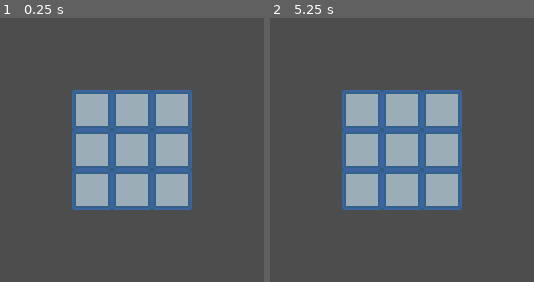
Above: before the commit, frames 1-2 (left to right).
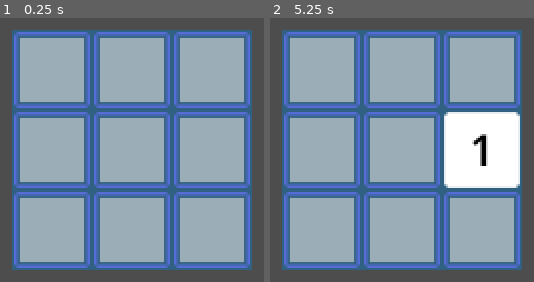
Above: after the commit, the same moments.

Repository: e-lain/MinesweeperDwarves
Game: Godot game, scene res://Main.tscn
The game is run twice, just before and just after one commit, with the same random seed, the same clock (stepped at 60 frames per second) and the same inputs.
Inputs (mouse positions are in pixels of both pictures, inside the frame that each line leads up to):
- Up to frame 1 (0.25 s): no input
- Up to frame 2 (5.25 s): tap Enter at 0.5, 2, 3.5 s; move the mouse to (outside the picture) at 0.52 s; press the mouse at (outside the picture) at 0.53 s; tap Space at 1.25, 2.75, 4.25 s; move the mouse to (outside the picture) at 1.27 s; release the mouse at (outside the picture) at 1.28 s; right-click (outside the picture) at 1.35 s; click (outside the picture) at 1.42 s; move the mouse to (outside the picture) at 2.02 s; press the mouse at (outside the picture) at 2.03 s; move the mouse to (outside the picture) at 2.77 s; release the mouse at (outside the picture) at 2.78 s; right-click (outside the picture) at 2.85 s; click (outside the picture) at 2.92 s; move the mouse to (outside the picture) at 3.52 s; press the mouse at (outside the picture) at 3.53 s; move the mouse to (outside the picture) at 4.27 s; release the mouse at (outside the picture) at 4.28 s; right-click (outside the picture) at 4.35 s; click (outside the picture) at 4.42 s; move the mouse to (481, 150) at 5.02 s; press the mouse at (481, 150) at 5.03 s

The runs differ from the first frame. In frame 1, 76% of the frame differs, in the area x 4-96%, y 4-96%; in frame 2, 76%.

Commit message:
Switch to using 64x64 size tiles

Diff:
--- a/Main.tscn
+++ b/Main.tscn
@@ -2,5 +2,16 @@
 
 [ext_resource type="Script" path="res://main.gd" id="1_rna6o"]
 
-[node name="board" type="Node2D"]
+[node name="main" type="Node2D"]
 script = ExtResource("1_rna6o")
+
+[node name="UI" type="Control" parent="."]
+layout_mode = 3
+anchors_preset = 0
+offset_right = 1283.0
+offset_bottom = 720.0
+
+[node name="VBoxContainer" type="VBoxContainer" parent="UI"]
+layout_mode = 0
+offset_right = 160.0
+offset_bottom = 224.0
--- a/board.gd
+++ b/board.gd
@@ -1,6 +1,6 @@
 extends Node2D
 
-const TILE_SIZE = 32
+const TILE_SIZE = 64
 
 var build_mode: bool = false
 
--- a/board.tscn
+++ b/board.tscn
@@ -2,5 +2,5 @@
 
 [ext_resource type="Script" path="res://board.gd" id="1_ux0p3"]
 
-[node name="Main" type="Node2D"]
+[node name="board" type="Node2D"]
 script = ExtResource("1_ux0p3")
--- a/tile.gd
+++ b/tile.gd
@@ -1,6 +1,6 @@
 extends Node2D
 
-const TILE_SIZE = 32
+const TILE_SIZE = 64
 
 var is_cover: bool = true
 var is_flagged: bool = false
--- a/tile.tscn
+++ b/tile.tscn
@@ -1,52 +1,53 @@
 [gd_scene load_steps=7 format=3 uid="uid://dngpegm30apw2"]
 
 [ext_resource type="Script" path="res://tile.gd" id="1_pmyao"]
-[ext_resource type="Texture2D" uid="uid://300cl3xxon6h" path="res://Assets/PlaceholderTileBack.png" id="1_prraa"]
-[ext_resource type="Texture2D" uid="uid://bdtyf3b6o1cm0" path="res://Assets/PlaceholderTileBomb.png" id="2_kcgpn"]
-[ext_resource type="Texture2D" uid="uid://dtyo4n2yyb2og" path="res://Assets/PlaceholderTileCover.png" id="3_kgern"]
-[ext_resource type="Texture2D" uid="uid://ckpclidl2u1o7" path="res://Assets/PlaceholderTileFlag.png" id="4_7yfym"]
+[ext_resource type="Texture2D" uid="uid://uwmkyp2x0wvv" path="res://Assets/PlaceholderTileBack.png" id="1_prraa"]
+[ext_resource type="Texture2D" uid="uid://bgox7du0lfu4w" path="res://Assets/PlaceholderTileBomb.png" id="2_kcgpn"]
+[ext_resource type="Texture2D" uid="uid://c0ufgfr33kmla" path="res://Assets/PlaceholderTileCover.png" id="3_kgern"]
+[ext_resource type="Texture2D" uid="uid://02qotaatsghn" path="res://Assets/PlaceholderTileFlag.png" id="4_7yfym"]
 
 [sub_resource type="RectangleShape2D" id="RectangleShape2D_vqsce"]
-size = Vector2(32, 32)
+size = Vector2(64, 64)
 
 [node name="Tile" type="Node2D"]
 script = ExtResource("1_pmyao")
 
 [node name="Back" type="Sprite2D" parent="."]
-position = Vector2(16, 16)
+position = Vector2(32, 32)
 texture = ExtResource("1_prraa")
 
 [node name="Bomb" type="Sprite2D" parent="."]
 visible = false
-position = Vector2(16, 16)
+position = Vector2(32, 32)
 texture = ExtResource("2_kcgpn")
 
 [node name="Label" type="Label" parent="."]
-offset_right = 32.0
-offset_bottom = 32.0
+offset_right = 64.0
+offset_bottom = 64.0
 theme_override_colors/font_color = Color(0, 0, 0, 1)
+theme_override_font_sizes/font_size = 35
 horizontal_alignment = 1
 vertical_alignment = 1
 
 [node name="Cover" type="Sprite2D" parent="."]
-position = Vector2(16, 16)
+position = Vector2(32, 32)
 texture = ExtResource("3_kgern")
 
 [node name="Flag" type="Sprite2D" parent="."]
 visible = false
-position = Vector2(15, 15)
+position = Vector2(32, 32)
 texture = ExtResource("4_7yfym")
+
+[node name="Area2D" type="Area2D" parent="."]
+
+[node name="CollisionShape2D" type="CollisionShape2D" parent="Area2D"]
+position = Vector2(32, 32)
+shape = SubResource("RectangleShape2D_vqsce")
 
 [node name="Control" type="Control" parent="."]
 layout_mode = 3
 anchors_preset = 0
-offset_right = 32.0
-offset_bottom = 32.0
-
-[node name="Area2D" type="Area2D" parent="."]
-
-[node name="CollisionShape2D" type="CollisionShape2D" parent="Area2D"]
-position = Vector2(16, 16)
-shape = SubResource("RectangleShape2D_vqsce")
+offset_right = 64.0
+offset_bottom = 64.0
 
 [connection signal="gui_input" from="Control" to="." method="_on_control_gui_input"]
Binary file changed: Assets/PlaceholderTileBack.png
Not shown, changed: Assets/PlaceholderTileBack.png.import
Binary file changed: Assets/PlaceholderTileBomb.png
Not shown, changed: Assets/PlaceholderTileBomb.png.import
Binary file changed: Assets/PlaceholderTileCover.png
Not shown, changed: Assets/PlaceholderTileCover.png.import
Binary file changed: Assets/PlaceholderTileFlag.png
Not shown, changed: Assets/PlaceholderTileFlag.png.import
